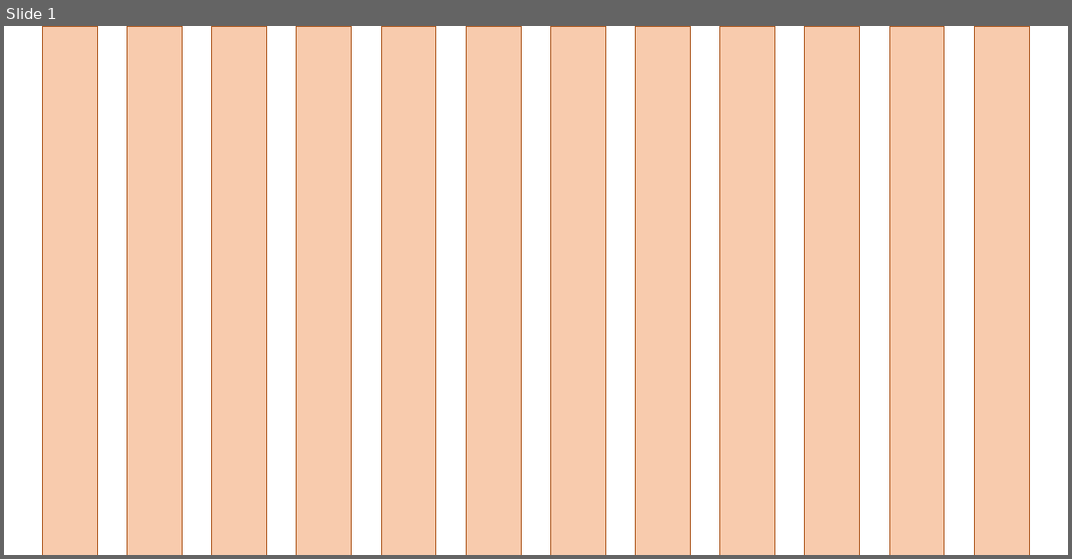
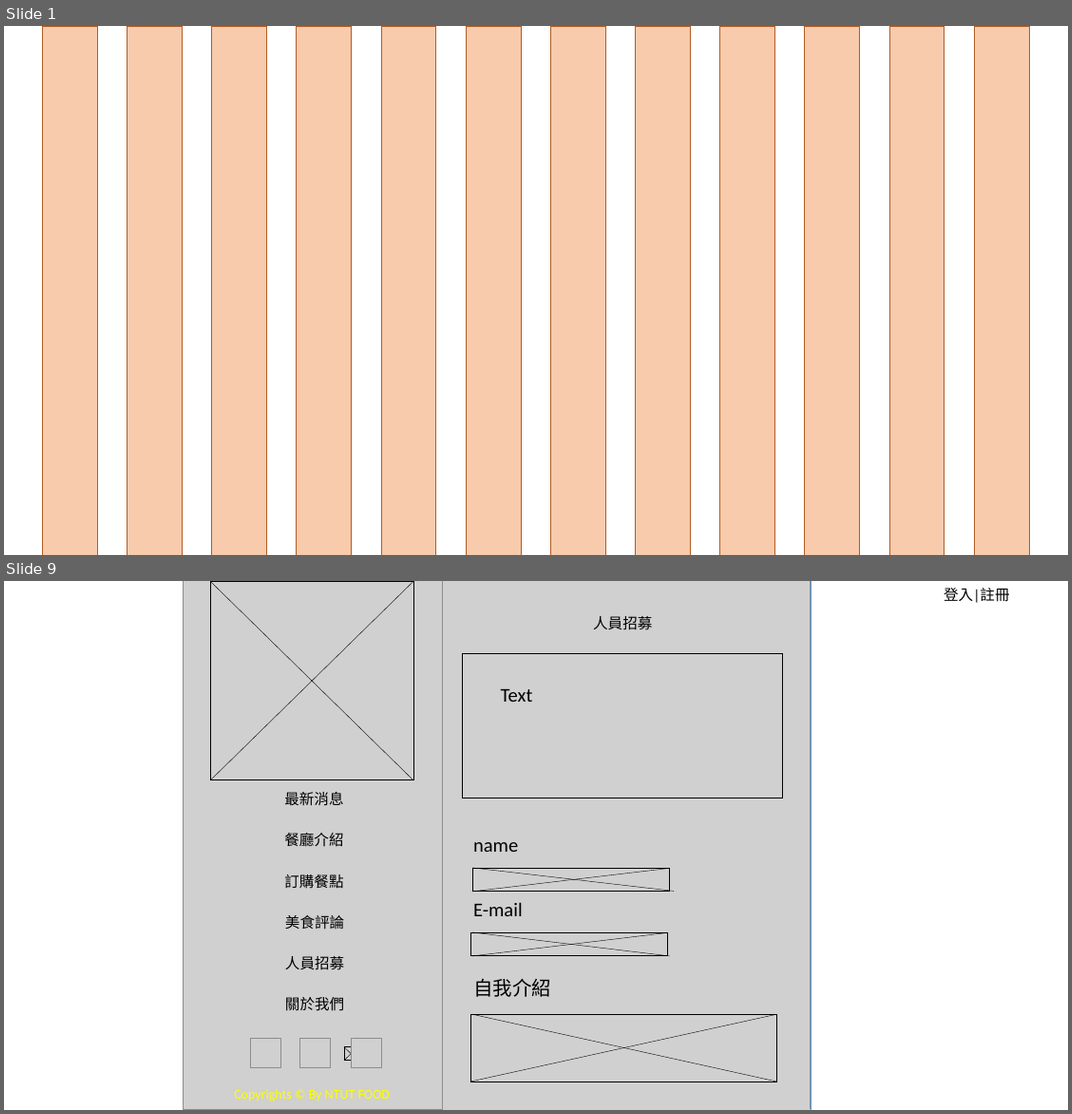
Before and after one commit to zxc22884/minterm, a slide deck: 主頁設計.pptx. Shown one above the other, each under a label of ours: slide 1 before the commit, slides 1 and 9 after it; the slides between them are not shown. The pictures are 1072x559 and 1072x1114 pixels, drawn with LibreOffice and Linux fonts; fonts in the diff are those of the drawing; grey boxes stand for pictures; background and template pictures are left out. Boxes give left, top, right and bottom in pixels: in the first picture for what was removed or moved away, otherwise in the second. Text is boxed around its words. In the diff, an @@ line names an element or a change of style, - is before the commit and + after.

```diff
--- a/主頁設計.pptx
+++ b/主頁設計.pptx
@@ slide 9 added at <box>4,581,1068,1110</box>, background picture (left out) @@
@@ picture added at <box>435,581,812,1110</box> @@
@@ text added at <box>944,588,1009,603</box>, 20 pt, text #000000 @@
+登入|註冊
@@ group added at <box>434,581,810,1109</box>: 8 lines, 5 texts, 4 rectangles @@
+人員招募
+Text
+name
+E-mail
+自我介紹
@@ group added at <box>184,581,443,1110</box>: 7 texts, 6 lines, 4 pictures, 3 rectangles @@
+餐廳介紹
+最新消息
+訂購餐點
+美食評論
+人員招募
+關於我們
+Copyrights © By NTUT FOOD
@@ group added at <box>183,581,433,1110</box>: 3 rectangles, 2 lines, 1 text @@
+Copyrights © By NTUT FOOD
```
Also in this commit, not shown: 7 slides changed, 6 other slides added, 12 other files.
